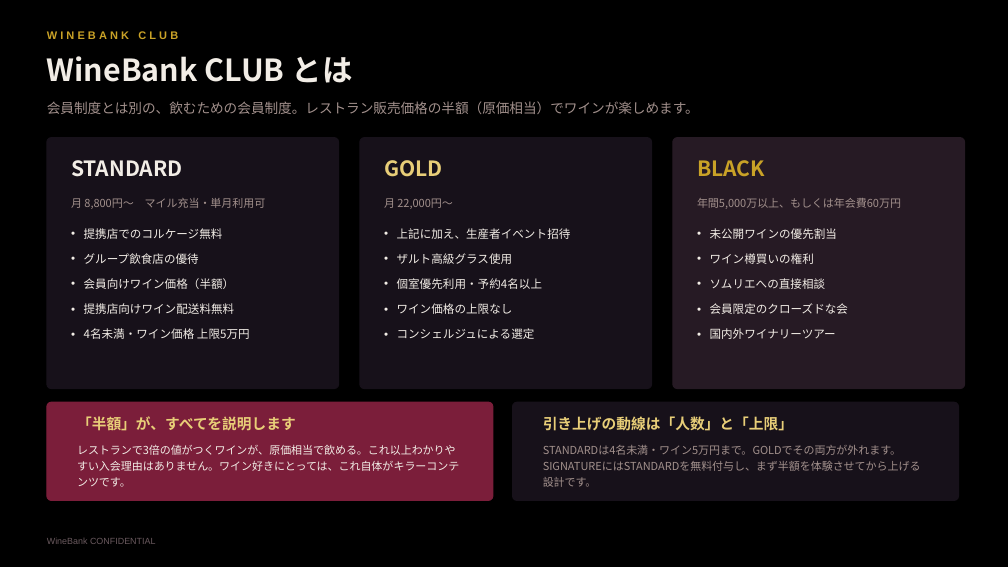
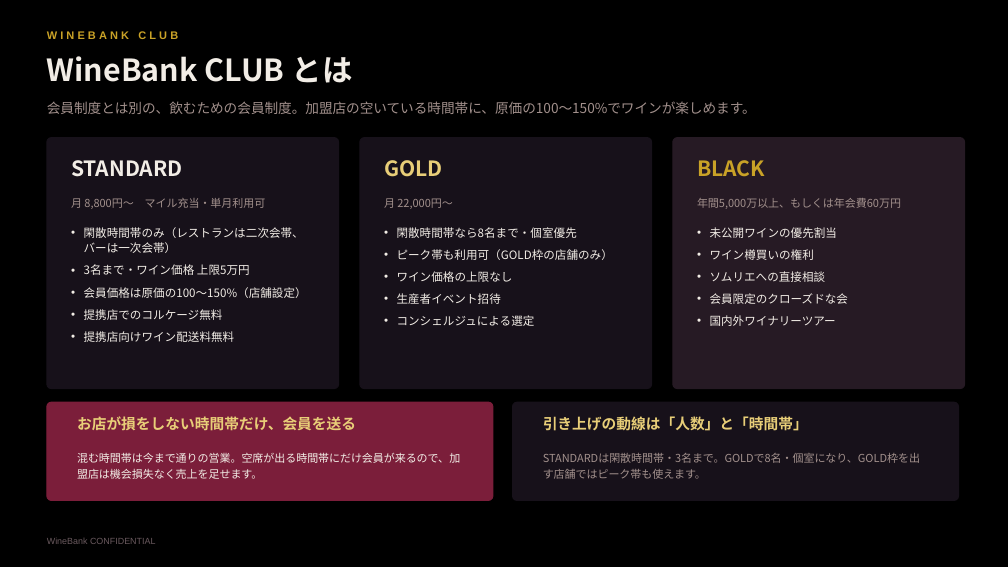
Before and after one commit to nakano-winebank/wine-auction, a slide deck: slide 20 of 提案資料/WineBank_ワインマイル経済圏構想_黒背景版.pptx. Drawn at 1008x567 pixels with LibreOffice and Linux fonts; fonts in the diff are those of the drawing. Boxes give left, top, right and bottom in pixels: in the first picture for what was removed or moved away, otherwise in the second. Text is boxed around its words. In the diff, an @@ line names an element or a change of style, - is before the commit and + after.

```diff
--- a/提案資料/WineBank_ワインマイル経済圏構想_黒背景版.pptx
+++ b/提案資料/WineBank_ワインマイル経済圏構想_黒背景版.pptx
@@ text at [47, 101, 756, 114]: text changed @@
-会員制度とは別の、飲むための会員制度。レストラン販売価格の半額（原価相当）でワインが楽しめます。
+会員制度とは別の、飲むための会員制度。加盟店の空いている時間帯に、原価の100〜150%でワインが楽しめます。
@@ text at [84, 227, 307, 298]: paragraphs added @@
+• 閑散時間帯のみ（レストランは二次会帯、バーは一次会帯）
+• 3名まで・ワイン価格 上限5万円
+• 会員価格は原価の100〜150%（店舗設定）
@@ text at [397, 227, 613, 260]: text changed @@
-• 上記に加え、生産者イベント招待
-• ザルト高級グラス使用
-• 個室優先利用・予約4名以上
+• 閑散時間帯なら8名まで・個室優先
+• ピーク帯も利用可（GOLD枠の店舗のみ）
@@ text "未公開ワインの優先割当" at [710, 227, 848, 326]: line spacing 16pt to 15pt; less space between paragraphs @@
@@ text at [84, 253, 235, 289]: paragraphs removed @@
-• グループ飲食店の優待
-• 会員向けワイン価格（半額）
@@ text at [397, 293, 501, 304]: paragraph added @@
+• 生産者イベント招待
@@ text at [397, 271, 535, 326]: line spacing 16pt to 15pt; less space between paragraphs @@
@@ text at [84, 328, 250, 339]: paragraph removed @@
-• 4名未満・ワイン価格 上限5万円
@@ text at [84, 309, 235, 342]: line spacing 16pt to 15pt; less space between paragraphs @@
@@ text at [77, 416, 356, 431]: text changed @@
-「半額」が、すべてを説明します
+お店が損をしない時間帯だけ、会員を送る
@@ text at [543, 416, 808, 431]: text changed @@
-引き上げの動線は「人数」と「上限」
+引き上げの動線は「人数」と「時間帯」
@@ text at [77, 452, 460, 479]: text changed @@
-レストランで3倍の値がつくワインが、原価相当で飲める。これ以上わかりやすい入会理由はありません。ワイン好きにとっては、これ自体がキラーコンテンツです。
+混む時間帯は今まで通りの営業。空席が出る時間帯にだけ会員が来るので、加盟店は機会損失なく売上を足せます。
@@ text at [543, 453, 920, 479]: text changed @@
-STANDARDは4名未満・ワイン5万円まで。GOLDでその両方が外れます。SIGNATUREにはSTANDARDを無料付与し、まず半額を体験させてから上げる設計です。
+STANDARDは閑散時間帯・3名まで。GOLDで8名・個室になり、GOLD枠を出す店舗ではピーク帯も使えます。
```
Also in this commit, not shown: 3 other slides changed, 3 slides added, 5 other files.
